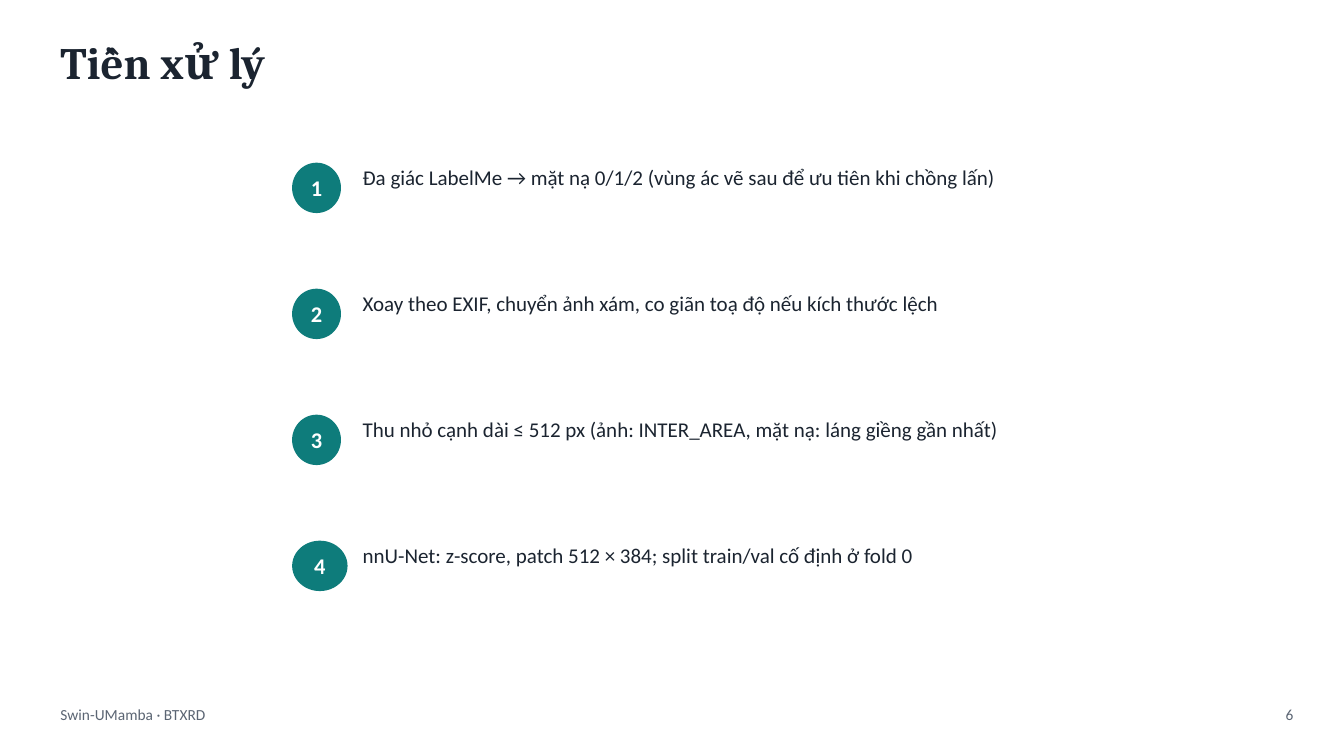
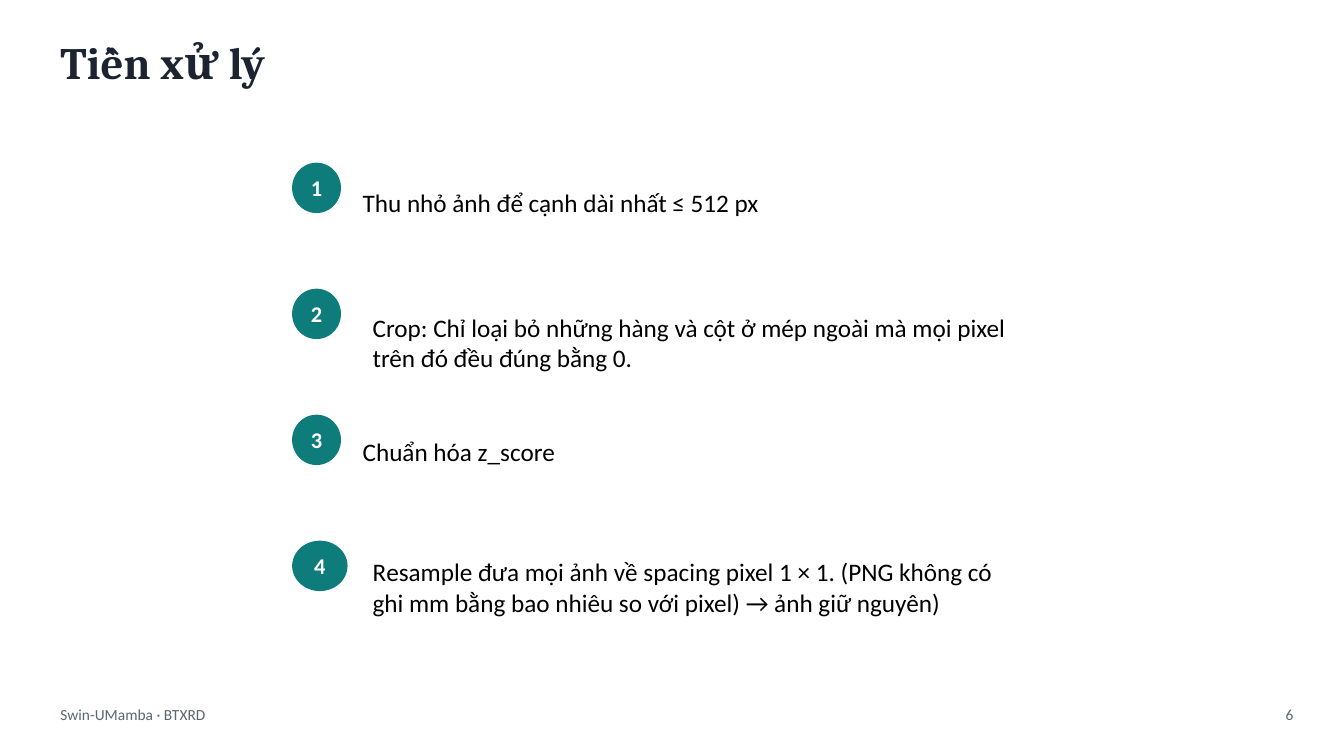
Before and after one commit to 67htb5vn/Swin-UMamba, a slide deck: slide 8 of slide_backup.pptx. Drawn at 1344x756 pixels with LibreOffice and Linux fonts; fonts in the diff are those of the drawing. Boxes give left, top, right and bottom in pixels: in the first picture for what was removed or moved away, otherwise in the second. Text is boxed around its words. In the diff, an @@ line names an element or a change of style, - is before the commit and + after.

```diff
--- a/slide_backup.pptx
+++ b/slide_backup.pptx
@@ text removed at (363,168,994,189) @@
-Đa giác LabelMe → mặt nạ 0/1/2 (vùng ác vẽ sau để ưu tiên khi chồng lấn)
@@ text at (363,192,759,216): text changed; size 15 to 18 pt; text colour #1B2430 to #000000 @@
-Thu nhỏ cạnh dài ≤ 512 px (ảnh: INTER_AREA, mặt nạ: láng giềng gần nhất)
+Thu nhỏ ảnh để cạnh dài nhất ≤ 512 px
@@ text removed at (363,294,938,315) @@
-Xoay theo EXIF, chuyển ảnh xám, co giãn toạ độ nếu kích thước lệch
@@ text added at (373,319,1005,372), 18 pt, text #000000 @@
+Crop: Chỉ loại bỏ những hàng và cột ở mép ngoài mà mọi pixel trên đó đều đúng bằng 0.
@@ text added at (363,441,555,465), 18 pt, text #000000 @@
+Chuẩn hóa z_score
@@ text removed at (363,547,913,567) @@
-nnU-Net: z-score, patch 512 × 384; split train/val cố định ở fold 0
@@ text added at (373,562,992,617), 18 pt, text #000000 @@
+Resample đưa mọi ảnh về spacing pixel 1 × 1. (PNG không có ghi mm bằng bao nhiêu so với pixel) → ảnh giữ nguyên)
```
Also in this commit, not shown: 3 other slides changed, 9 other files.
